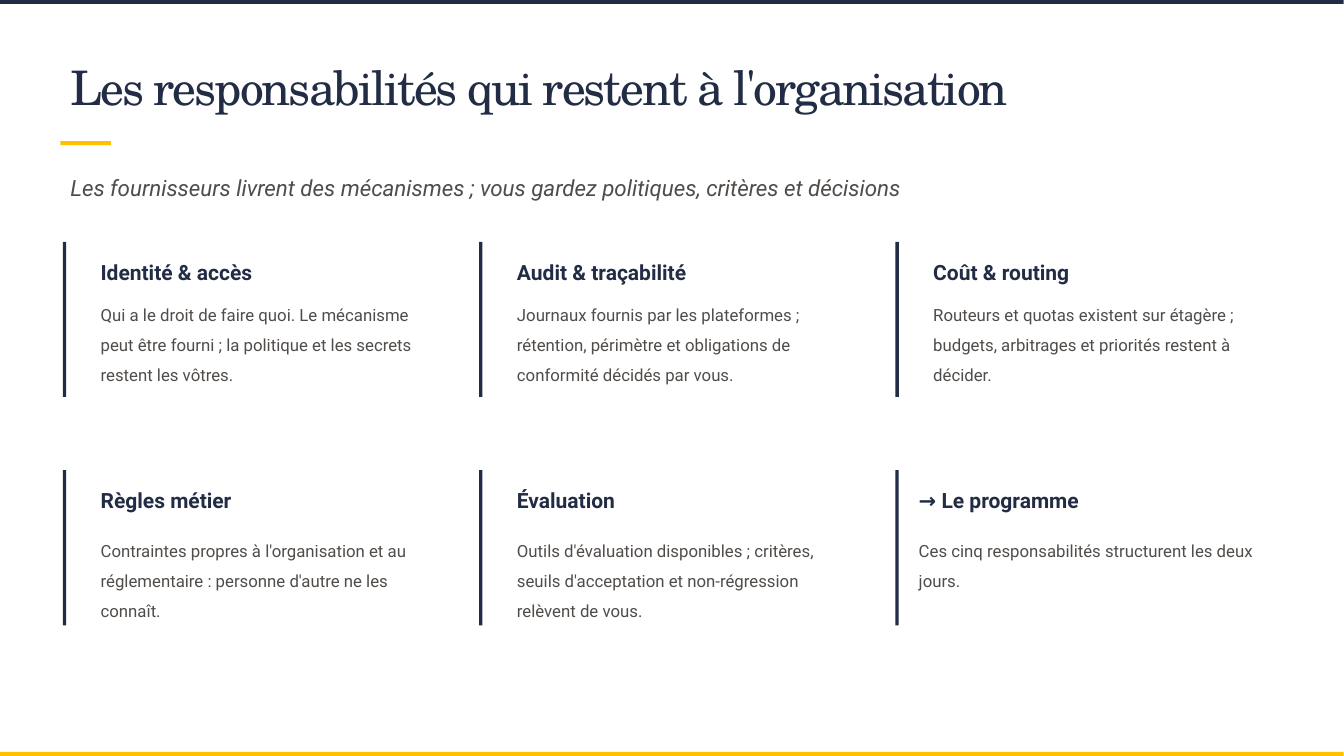
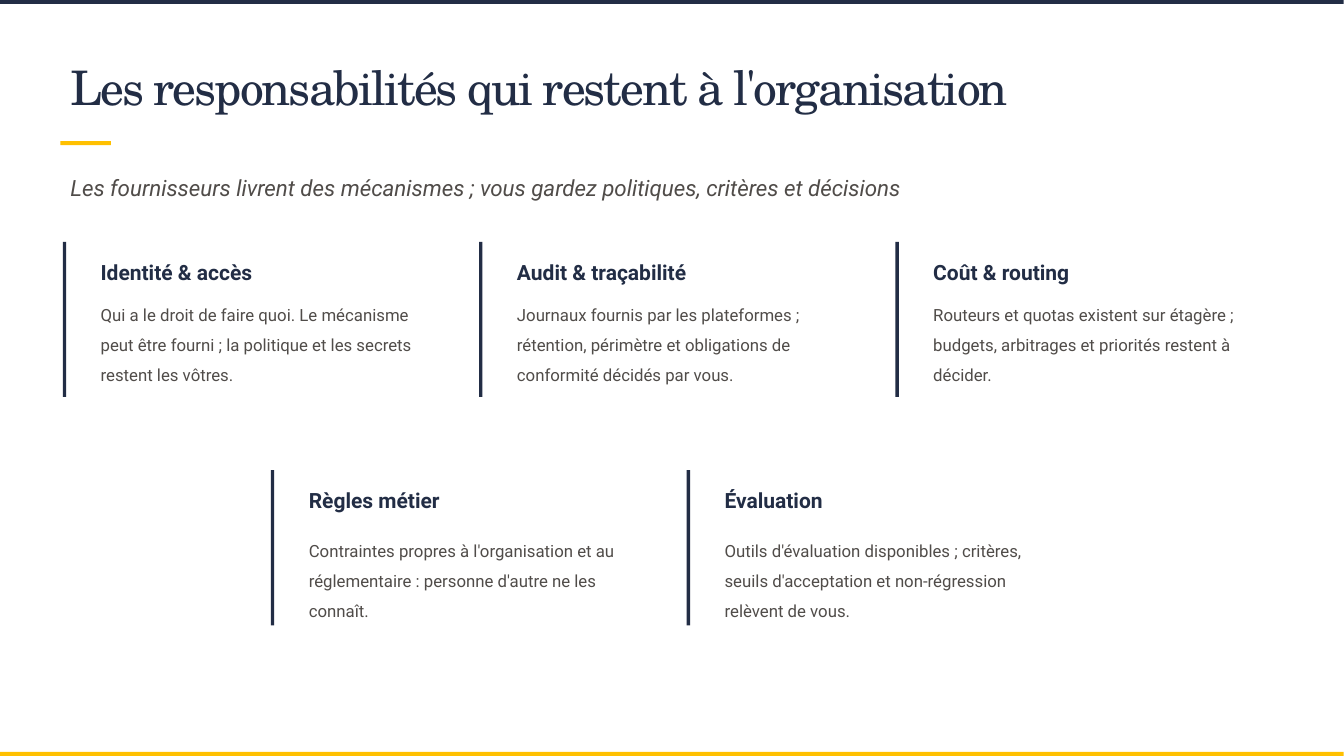
Before and after one commit to SCIAM-FR/formation-ia, a slide deck: slide 11 of slides/Support_formation_SCIAM.pptx (slide 12 before the commit). Drawn at 1344x756 pixels with LibreOffice and Linux fonts; fonts in the diff are those of the drawing; background and template pictures are left out. Boxes give left, top, right and bottom in pixels: in the first picture for what was removed or moved away, otherwise in the second. Text is boxed around its words. In the diff, an @@ line names an element or a change of style, - is before the commit and + after.

```diff
--- a/slides/Support_formation_SCIAM.pptx
+++ b/slides/Support_formation_SCIAM.pptx
@@ rectangle removed at box(63, 470, 66, 625) @@
@@ rectangle added at box(271, 470, 274, 625), fill #222D45 @@
@@ rectangle removed at box(479, 470, 482, 625) @@
@@ rectangle added at box(687, 470, 690, 625), fill #222D45 @@
@@ rectangle removed at box(895, 470, 898, 625) @@
@@ text removed at box(942, 493, 1078, 513) @@
-→ Le programme
@@ 4 texts: place and size @@
-4 texts at box(101, 489, 813, 617)
+4 texts at box(309, 489, 1021, 617)
@@ text removed at box(919, 544, 1253, 591) @@
-Ces cinq responsabilités structurent les deux jours.
```
Also in this commit, not shown: 10 other slides changed, 6 slides added, 4 slides removed, 18 other files.
